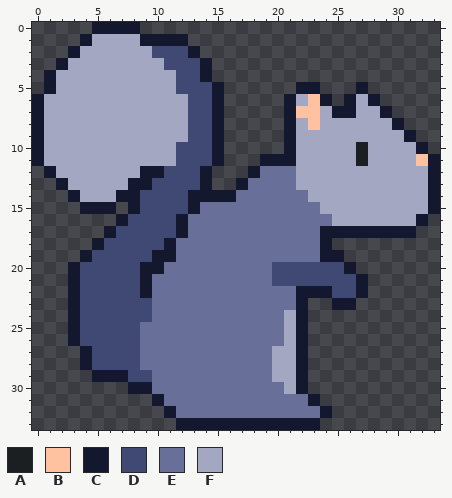
One commit to this pixel-art sprite: assets/squirrel.png. The picture above is the old version.
The file is 34x34 pixels.
Palette (. is transparent): A #1b1f21  B #ffc2a1  C #14182e  D #404973  E #686f99  F #a3a7c2
The same view after the edit:
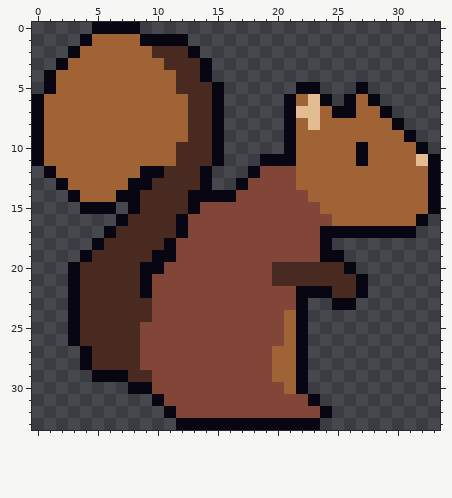
Diff:
colour B: #ffc2a1 -> #e3bc93
colour C: #14182e -> #080612
colour D: #404973 -> #492a21
colour E: #686f99 -> #824639
colour F: #a3a7c2 -> #a06335
y 10..11: x 27 A -> C
Changed places in both pictures, as pixel boxes (x1, y1, x2, y2):
changed: (32, 22, 440, 430)
